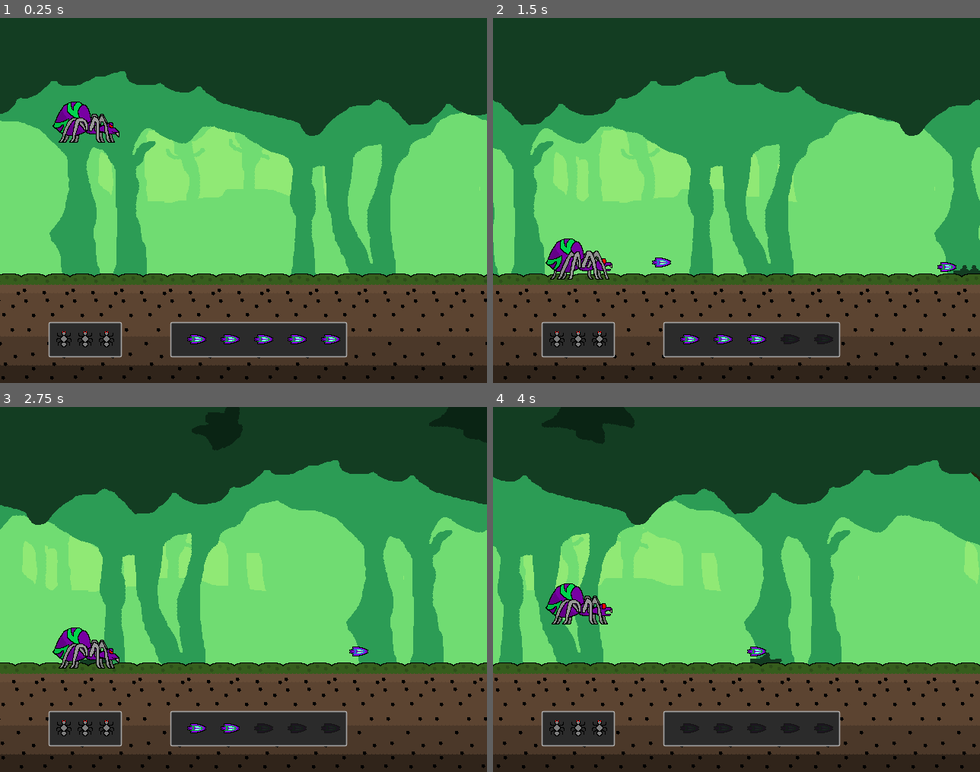
Above: before the commit, frames 1-4 (two rows, left to right).
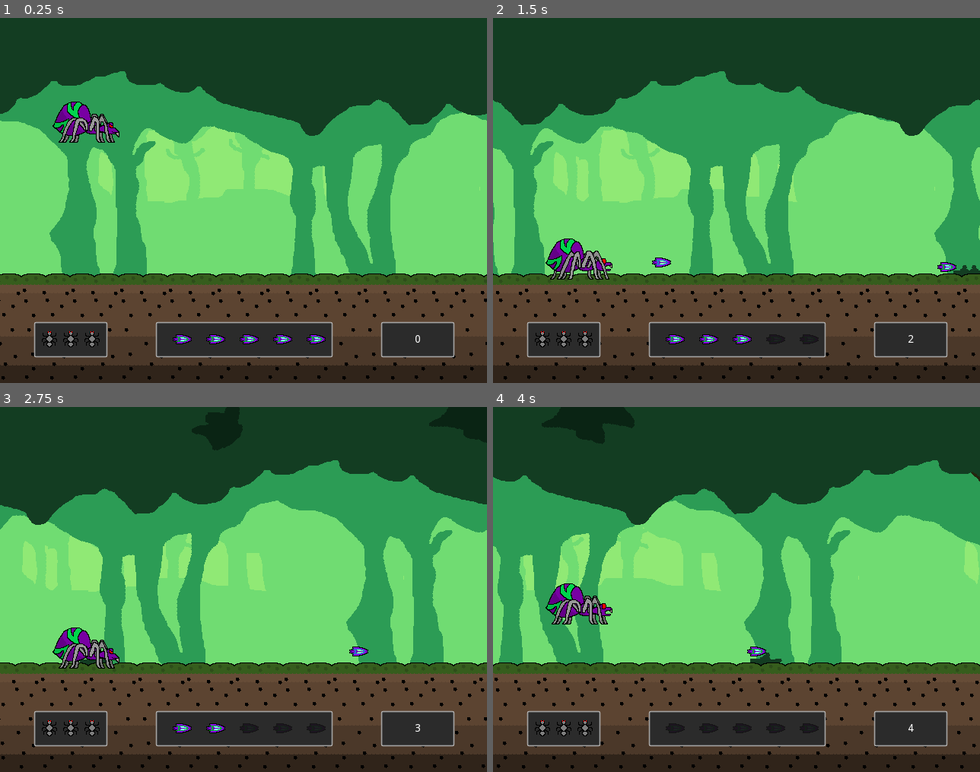
Above: after the commit, the same moments.

Repository: Gravedigger7789/spider-scramble
Game: Godot game, scene res://src/Level/Sandbox1.tscn
Two runs of this game, one before a commit and one after it. Both use one fixed random seed, a clock stepped at 60 frames per second and the inputs below. This scene is started directly instead of the project's main scene.
Inputs:
- Up to frame 1 (0.25 s): no input
- Up to frame 2 (1.5 s): tap Z (attack) at 0.6, 1.35 s; tap Up (jump) at 0.77 s
- Up to frame 3 (2.75 s): tap Up (jump) at 1.52 s; tap Z (attack) at 2.1 s
- Up to frame 4 (4 s): tap Z (attack) at 2.85, 3.6 s; tap Up (jump) at 3.02, 3.77 s

The runs differ from the first frame. In frame 1, 3.8% of the frame differs, in the area x 6-94%, y 83-94%; in frame 2, 3.6%; in frame 3, 3.4%; in frame 4, 3.1%.

Commit message:
Adding score

Diff:
--- a/src/Actors/Player.gd
+++ b/src/Actors/Player.gd
@@ -6,6 +6,7 @@
 signal health_depleted
 signal max_ammo_changed(ammo)
 signal ammo_changed(ammo)
+signal coins_changed(coins)
 
 const JUMP_SPEED := 550.0
 const TERMINAL_VELOCITY := 550.0
@@ -15,9 +16,9 @@
 var max_ammo: int setget set_max_ammo
 var ammo: int setget set_ammo
 var velocity := Vector2()
-var coins := 0
+var coins := 0 setget set_coins
 
-export var can_attack := true setget ,get_can_attack
+export var can_attack := true setget , get_can_attack
 
 onready var gravity: int = ProjectSettings.get_setting("physics/2d/default_gravity")
 onready var weapon: Weapon = $Weapon
@@ -58,6 +59,12 @@
 		emit_signal("ammo_changed", ammo)
 
 
+func set_coins(value: int) -> void:
+	if coins != value:
+		coins = value
+		emit_signal("coins_changed", coins)
+
+
 func get_can_attack() -> bool:
 	return can_attack and ammo > 0
 
@@ -85,8 +92,7 @@
 
 
 func collect_coin(value: int) -> void:
-	coins += value
-	print(coins)
+	self.coins += value
 
 
 func heal(value: int) -> void:
--- a/src/GUI/AmmoGUI.tscn
+++ b/src/GUI/AmmoGUI.tscn
@@ -4,6 +4,7 @@
 [ext_resource path="res://src/GUI/AmmoGUI.gd" type="Script" id=2]
 
 [node name="AmmoGUI" type="HBoxContainer"]
+size_flags_vertical = 4
 script = ExtResource( 2 )
 __meta__ = {
 "_edit_use_anchors_": false
--- a/src/GUI/HealthGUI.tscn
+++ b/src/GUI/HealthGUI.tscn
@@ -4,6 +4,7 @@
 [ext_resource path="res://src/GUI/HealthGUI.gd" type="Script" id=2]
 
 [node name="HealthGUI" type="HBoxContainer"]
+size_flags_vertical = 4
 script = ExtResource( 2 )
 __meta__ = {
 "_edit_use_anchors_": false
--- /dev/null
+++ b/src/GUI/ScoreGUI.gd
@@ -0,0 +1,18 @@
+extends HBoxContainer
+
+onready var label: Label = $CenterContainer/Label
+var score := 0.0 setget set_score
+
+
+func set_score(value: float) -> void:
+	if score != value:
+		score = value
+		label.text = "%.0f" % score
+
+
+func _on_Player_coins_changed(coins):
+	self.score += coins
+
+
+func _process(delta):
+	self.score += delta
--- /dev/null
+++ b/src/GUI/ScoreGUI.tscn
@@ -0,0 +1,25 @@
+[gd_scene load_steps=2 format=2]
+
+[ext_resource path="res://src/GUI/ScoreGUI.gd" type="Script" id=2]
+
+[node name="ScoreGUI" type="HBoxContainer"]
+margin_right = 80.0
+margin_bottom = 14.0
+rect_min_size = Vector2( 80, 0 )
+size_flags_vertical = 4
+script = ExtResource( 2 )
+__meta__ = {
+"_edit_use_anchors_": false
+}
+
+[node name="CenterContainer" type="CenterContainer" parent="."]
+margin_right = 80.0
+margin_bottom = 14.0
+size_flags_horizontal = 3
+
+[node name="Label" type="Label" parent="CenterContainer"]
+margin_left = 14.0
+margin_right = 66.0
+margin_bottom = 14.0
+text = "999,999"
+align = 2
--- a/src/Level/Sandbox1.tscn
+++ b/src/Level/Sandbox1.tscn
@@ -10,6 +10,7 @@
 [ext_resource path="res://src/Objects/Heart.tscn" type="PackedScene" id=8]
 [ext_resource path="res://src/GUI/PanelStyle.tres" type="StyleBox" id=9]
 [ext_resource path="res://src/GUI/AmmoGUI.tscn" type="PackedScene" id=10]
+[ext_resource path="res://src/GUI/ScoreGUI.tscn" type="PackedScene" id=11]
 
 [node name="Sandbox1" type="Node2D"]
 
@@ -27,10 +28,10 @@
 obstacles = [ ExtResource( 6 ), ExtResource( 8 ) ]
 
 [node name="HBoxContainer" type="HBoxContainer" parent="."]
-margin_left = 64.0
+margin_left = 45.0
 margin_top = 400.0
-margin_right = 64.0
-margin_bottom = 64.0
+margin_right = 552.0
+margin_bottom = 46.0
 custom_constants/separation = 64
 __meta__ = {
 "_edit_use_anchors_": false
@@ -46,9 +47,9 @@
 
 [node name="HealthGUI" parent="HBoxContainer/PanelContainer" instance=ExtResource( 1 )]
 margin_left = 8.0
-margin_top = 8.0
+margin_top = 11.0
 margin_right = 88.0
-margin_bottom = 38.0
+margin_bottom = 35.0
 
 [node name="PanelContainer2" type="PanelContainer" parent="HBoxContainer"]
 margin_left = 160.0
@@ -65,7 +66,23 @@
 margin_right = 224.0
 margin_bottom = 38.0
 
+[node name="PanelContainer3" type="PanelContainer" parent="HBoxContainer"]
+margin_left = 456.0
+margin_right = 552.0
+margin_bottom = 46.0
+custom_styles/panel = ExtResource( 9 )
+__meta__ = {
+"_edit_use_anchors_": false
+}
+
+[node name="ScoreGUI" parent="HBoxContainer/PanelContainer3" instance=ExtResource( 11 )]
+margin_left = 8.0
+margin_top = 16.0
+margin_right = 88.0
+margin_bottom = 30.0
+
 [connection signal="ammo_changed" from="Player" to="HBoxContainer/PanelContainer2/AmmoGUI" method="_on_Player_ammo_changed"]
+[connection signal="coins_changed" from="Player" to="HBoxContainer/PanelContainer3/ScoreGUI" method="_on_Player_coins_changed"]
 [connection signal="health_changed" from="Player" to="HBoxContainer/PanelContainer/HealthGUI" method="_on_Player_health_changed"]
 [connection signal="max_ammo_changed" from="Player" to="HBoxContainer/PanelContainer2/AmmoGUI" method="_on_Player_max_ammo_changed"]
 [connection signal="max_health_changed" from="Player" to="HBoxContainer/PanelContainer/HealthGUI" method="_on_Player_max_health_changed"]
--- a/src/Objects/Coin.gd
+++ b/src/Objects/Coin.gd
@@ -4,4 +4,4 @@
 func _on_Obstacle_body_entered(body: Node) -> void:
 	if body is Player:
 		queue_free()
-		body.collect_coin(1)
+		body.collect_coin(5)
Not shown: 1 places in src/Level/Sandbox1.tscn that only renumber resources
